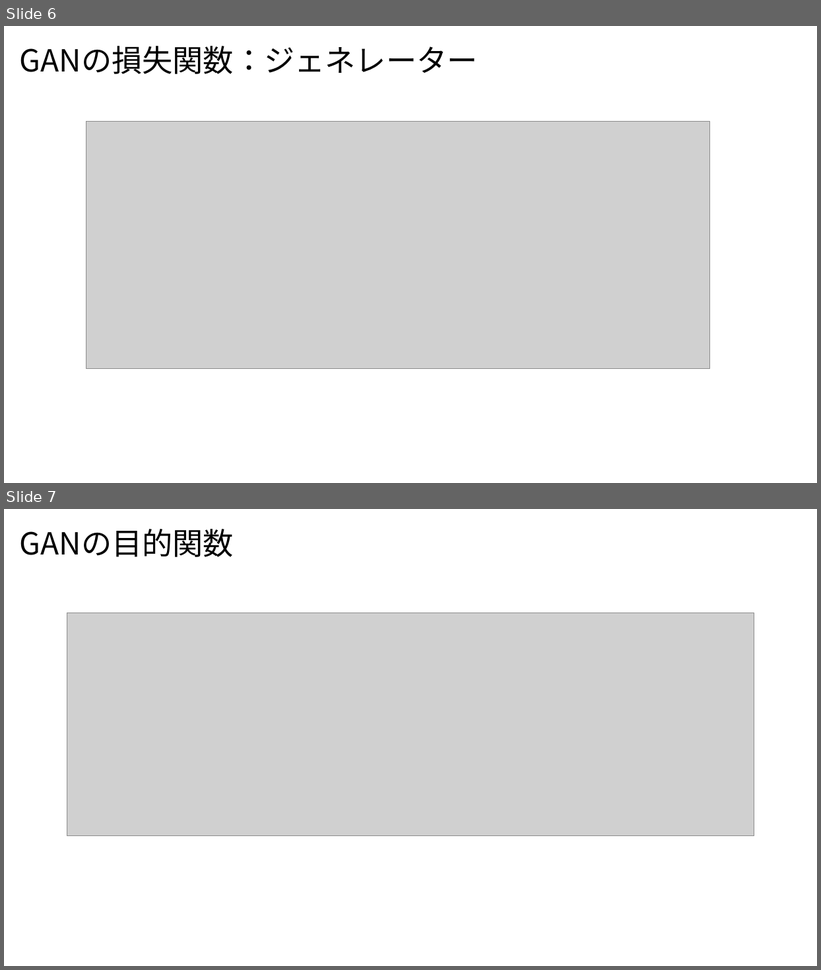
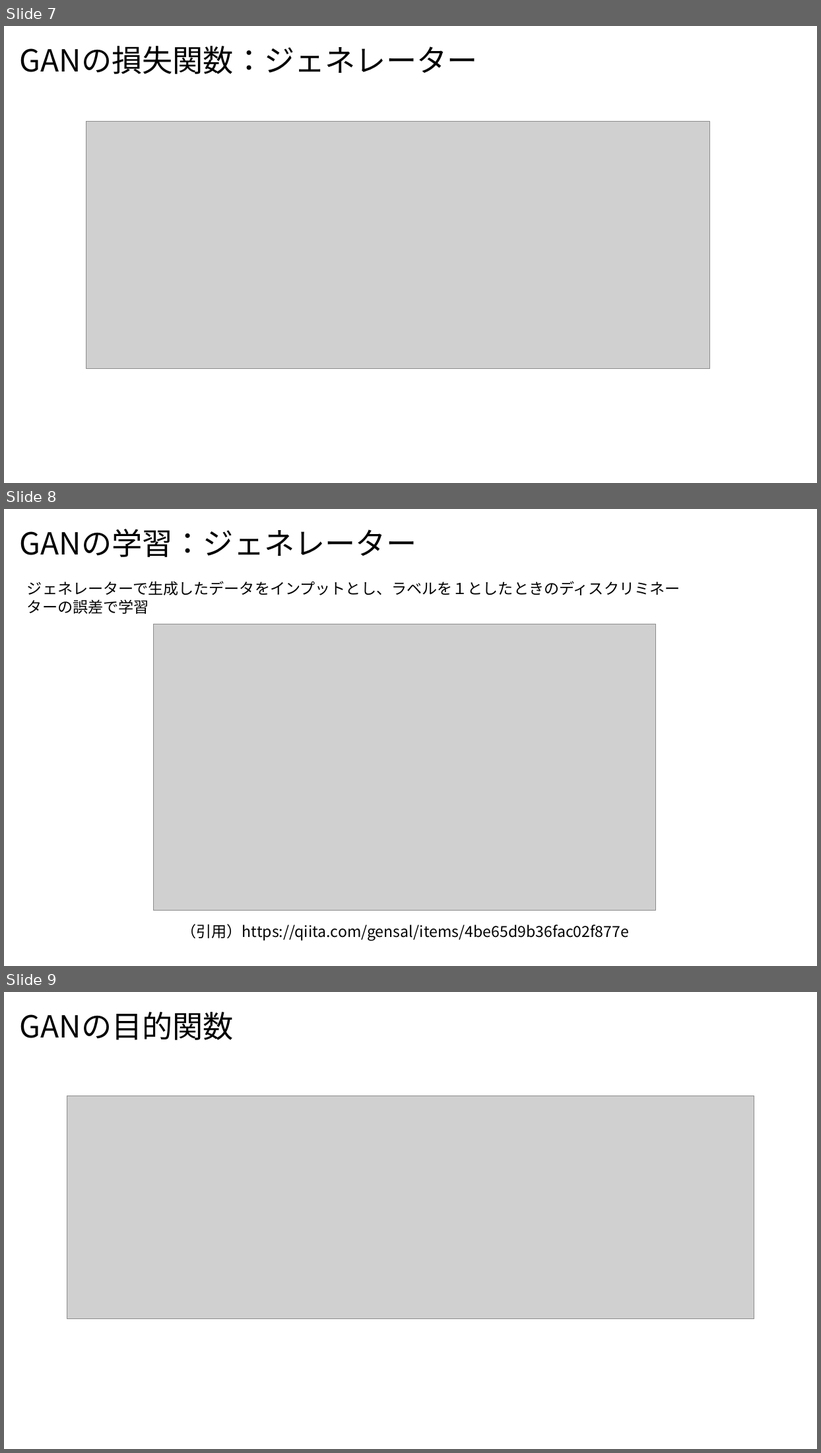
Before and after one commit to nakayasu720/report, a slide deck: GANによるデータ生成.pptx. Shown one above the other, each under a label of ours: slides 6 and 7 before the commit, slides 7, 8 and 9 after it. The pictures are 821x970 and 821x1453 pixels, drawn with LibreOffice and Linux fonts; fonts in the diff are those of the drawing; grey boxes stand for pictures. Boxes give left, top, right and bottom in pixels: in the first picture for what was removed or moved away, otherwise in the second. Text is boxed around its words. In the diff, an @@ line names an element or a change of style, - is before the commit and + after.

```diff
--- a/GANによるデータ生成.pptx
+++ b/GANによるデータ生成.pptx
@@ slide 8 added at box(4, 509, 817, 966), background #FFFFFF @@
@@ title added at box(20, 529, 416, 557), 36 pt, text #000000 @@
+GANの学習：ジェネレーター
@@ text added at box(27, 581, 680, 595), 18 pt, text #000000 @@
+ジェネレーターで生成したデータをインプットとし、ラベルを１としたときのディスクリミネーターの誤差で学習
@@ picture added at box(153, 625, 656, 910) @@
@@ text added at box(181, 924, 629, 941), 18 pt, text #000000 @@
+（引用）https://qiita.com/gensal/items/4be65d9b36fac02f877e
@@ what was slide 6 is now slide 7 @@
@@ what was slide 7 is now slide 9 @@
```
Also in this commit, not shown: 4 other slides added.
